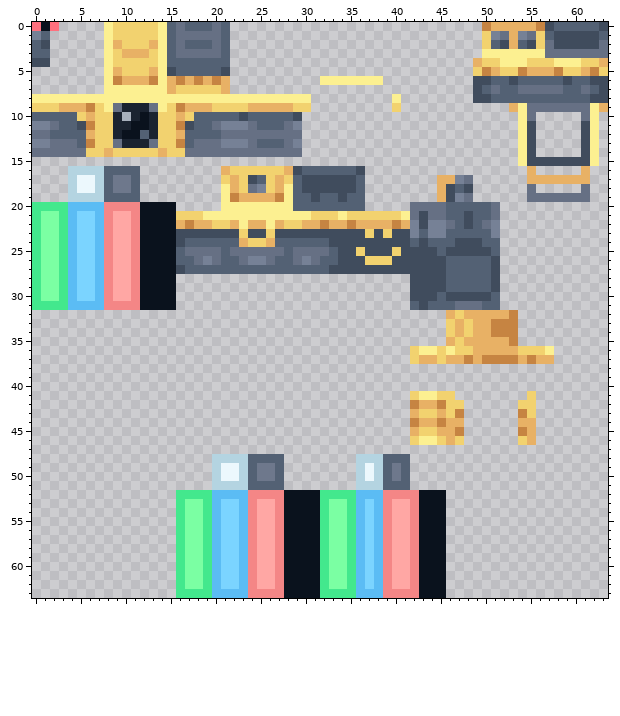
Pixel-art sprite -- Sentinel/Skin.png. That is the earlier state.
The file is 64x64 pixels.
The same view after the edit:
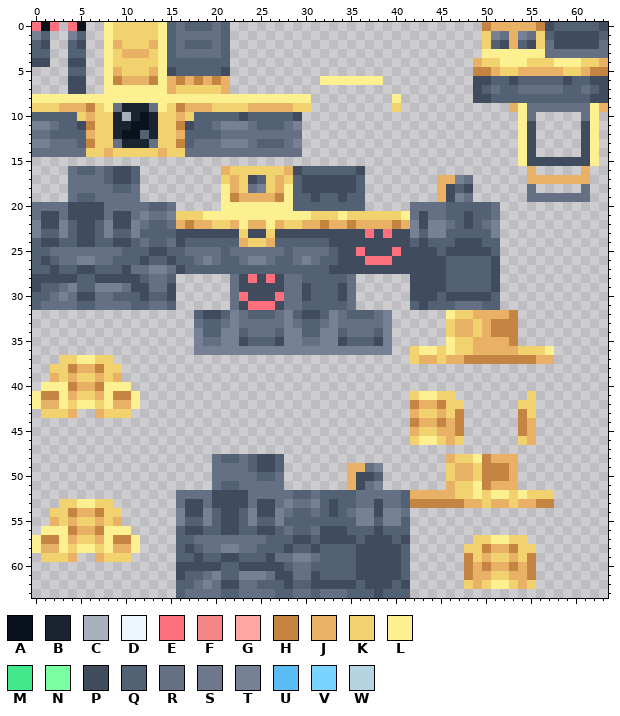
Palette (. is transparent): A #0a121d  B #1a2330  C #a7b0bc  D #ecf8fd  E #ff707e  F #f48686  G #ffa7a4  H #c68442  J #e8b165  K #f2d26f  L #fcf091  M #43e88d  N #7bffa3  P #404c5d  Q #536174  R #667084  S #6e788c  T #768196  U #5bbcf4  V #7bd4ff  W #b4d4e1
Edits made:
Changed rows in their new state; - is an unchanged pixel.
first column x 4:
 0 EA----------------------------------------------------------
 1 TQ----------------------------------------------------------
 2 QP----------------------------------------------------------
 3 QQ----------------------------------------------------------
 4 PP----------------------------------------------------------
 5 QQ-------------------------------------------H----J---J----H
 6 PP----------------------------------------------------------
 7 PP----------------------------------------------------------
first column x 0:
16 ----RQQR-PP--------------------------------------------
17 ----RRRR-PP--------------------------------------------
18 ----RRRRRQQR-------------------------------------------
19 ----RQQRRRRR-------------------------------------------
20 RRRRPPPPRRRRRQQR---------------------------------------
21 RPPRPPPPRPPRTRRT---------------------------------------
22 TPPTQPPQTPPTRQQR---------------------------------------
23 TQQTQPPQTQQTQQQQ---------------------E-E---------------
24 QPPQQPPQQPPQRQQR---------------------------------------
25 QQRRRRRRRRQQQPPQ--------------------E---E--------------
26 QPQRRTTRRQQQPQQP---------------------EEE---------------
27 QQPQQPPQQQPRRTTR---------------------------------------
28 PPPPPQQPPPPPQRRQ------RPEPEPRRQQQQQR-------------------
29 PQQRTQQTTTRPPRRP------RPPPPPRRPQQQPR-------------------
30 QQRTRPPRRQQQPQQP------REPPPERRPQQQPR-------------------
31 QRRRRQQRRRRQQRRQ------RPEEEPRRQQQQQR-------------------
32 ------------------QPPQTRQQQRTQPPQTRQQQRT------L-K------
33 ------------------RQQRTRRRRRTRQQRTRRRRRT--------JK-----
34 ------------------TQQTTQRRRQTTQQTTQRRRQT--------JK-----
35 ------------------TRRTTPQQQPTTRRTTPQQQPT------L-K------
36 ------------------TTTTTTTTTTTTTTTTTTTTTT---------------
37 ---KKLLKK----------------------------------------H----H
38 --KKHJJHKK---------------------------------------------
39 --JKJKKJKJ---------------------------------------------
40 -LLLHJJHLLL--------------------------------------------
41 LHHLJKKJLHHL-------------------------------------------
42 LJJLKLLKLJJL-------------------------------------------
43 -KKKJ--JKKK--------------------------------------------
44 -----------------------------------------------H------H
first column x 0:
48 --------------------RQQR-PP---------......----JKKLHJJJ----
49 --------------------RRRR-PP--------JJRT...----KJJKHHHJ----
50 --------------------RRRRRQQR-------JPPQ...----KJJKHHHJ----
51 --------------------RQQRRRRR-------JPRT...----JKKLHJJJ----
52 ----------------RRRRPPPPRRRRRQQRQQQQRRRRRQJJJJJKKLKLLKLKKK
53 ---KKLLKK-------RPPRPPPPRPPRTRRTQPQQRRPRRQHHHHHHJJKJJKJJHH
54 --KKHJJHKK------TPPTQPPQTPPTRQQRQPQRTTPTTR....------------
55 --JKJKKJKJ------TQQTQPPQTQQTQQQQQQQQTTQTTQ....------------
56 -LLLHJJHLLL-----QPPQQPPQQPPQRQQRPPPQQQPQQQ....------------
57 LHHLJKKJLHHL----QQRRRRRRRRQQQPPQPPPPQPPPQP....---KKLLKK---
58 LJJLKLLKLJJL----QPQRRTTRRQQQPQQPQQQQPPPPPQ....--KKHJJHKK--
59 -KKKJ--JKKK-----QQPQQPPQQQPRRTTRQQQQPPPPPQ....--HKJKKJKH--
60 ----------------PPPPPQQPPPPPQRRQQQQQPPPPPQ....--HJHJJHJH--
61 ----------------PQQRTQQTTTRPPRRPQQQQPPPPPQ....--HJJKKJJH--
62 ----------------QQRTRPPRRQQQPQQPPPPPQPPPQP....--KJKLLKJK--
63 ----------------QRRRRQQRRRRQQRRQRRRQQQPQQQ....------------
